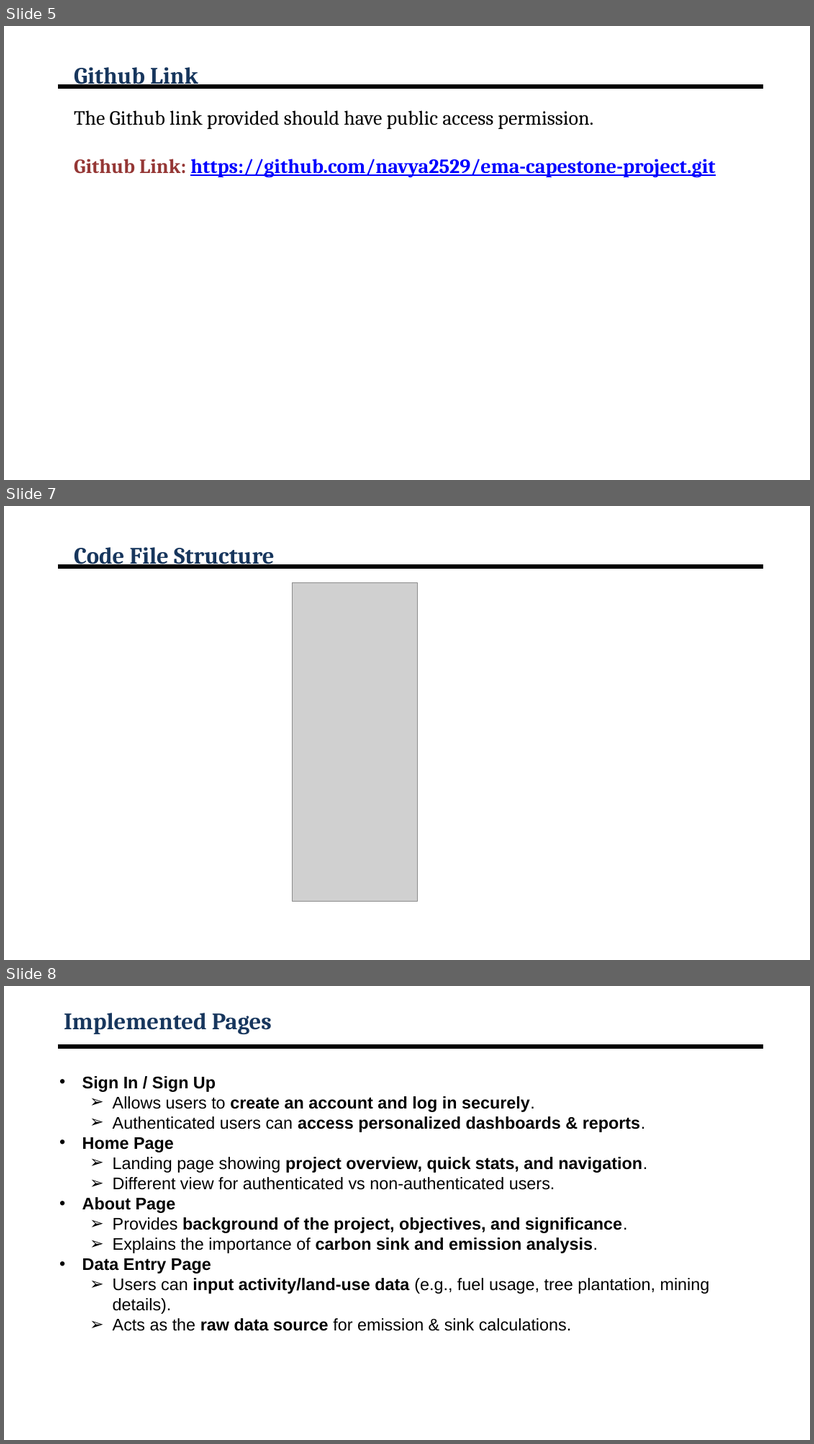
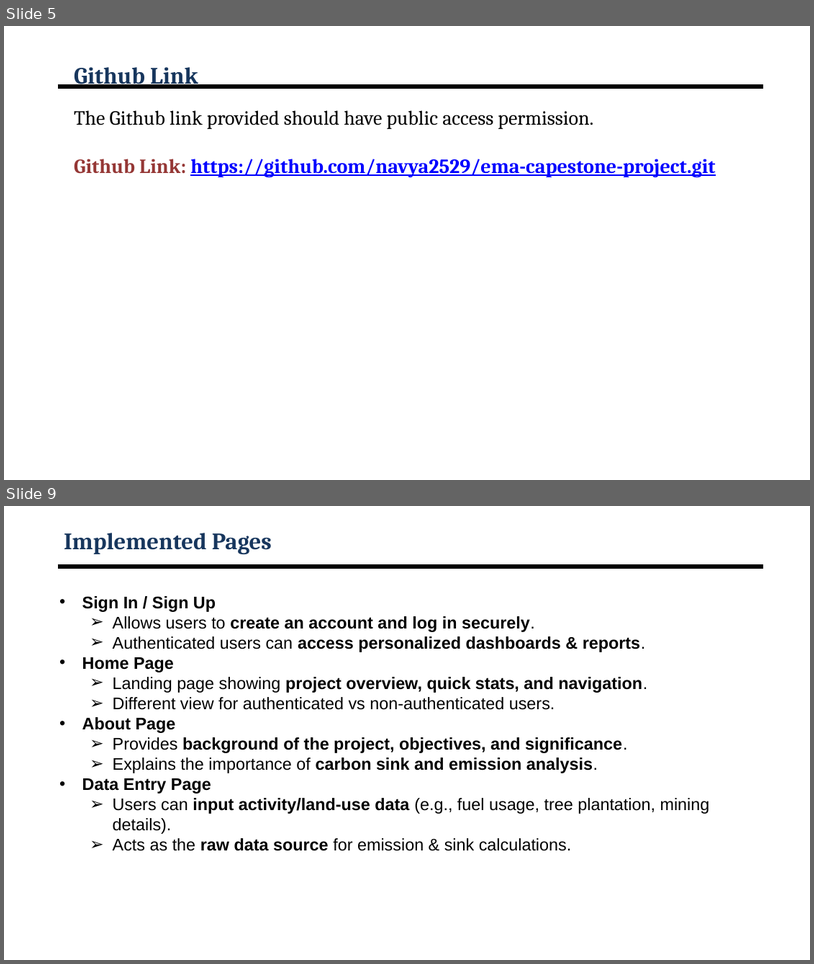
Before and after one commit to SriHari0429/ema-capestone-project, a slide deck: CSE7101-Capstone Project-Review1- TEMPLATE[1].pptx. Shown one above the other, each under a label of ours: slides 5, 7 and 8 before the commit, slides 5 and 9 after it; the slides between them are not shown. The pictures are 814x1444 and 814x964 pixels, drawn with LibreOffice and Linux fonts; fonts in the diff are those of the drawing; grey boxes stand for pictures; background and template pictures are left out. Boxes give left, top, right and bottom in pixels: in the first picture for what was removed or moved away, otherwise in the second. Text is boxed around its words. In the diff, an @@ line names an element or a change of style, - is before the commit and + after.

```diff
--- a/CSE7101-Capstone Project-Review1- TEMPLATE[1].pptx
+++ b/CSE7101-Capstone Project-Review1- TEMPLATE[1].pptx
@@ slide 7 removed at (x1=4, y1=506, x2=810, y2=960), background #FFFFFF; not listed: 1 template element that a slide beside it also shows @@
@@ title removed at (x1=74, y1=547, x2=275, y2=569) @@
-Code File Structure
@@ picture removed at (x1=292, y1=582, x2=417, y2=901) @@
@@ what was slide 8 is now slide 9 @@
```
Also in this commit, not shown: 4 slides changed, 2 slides added, 15 other files.
